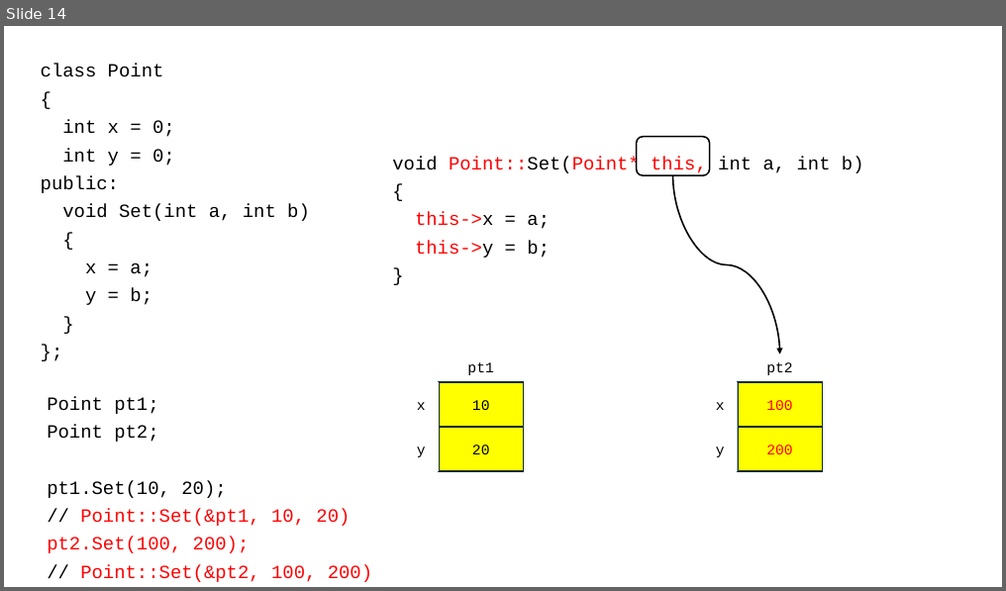
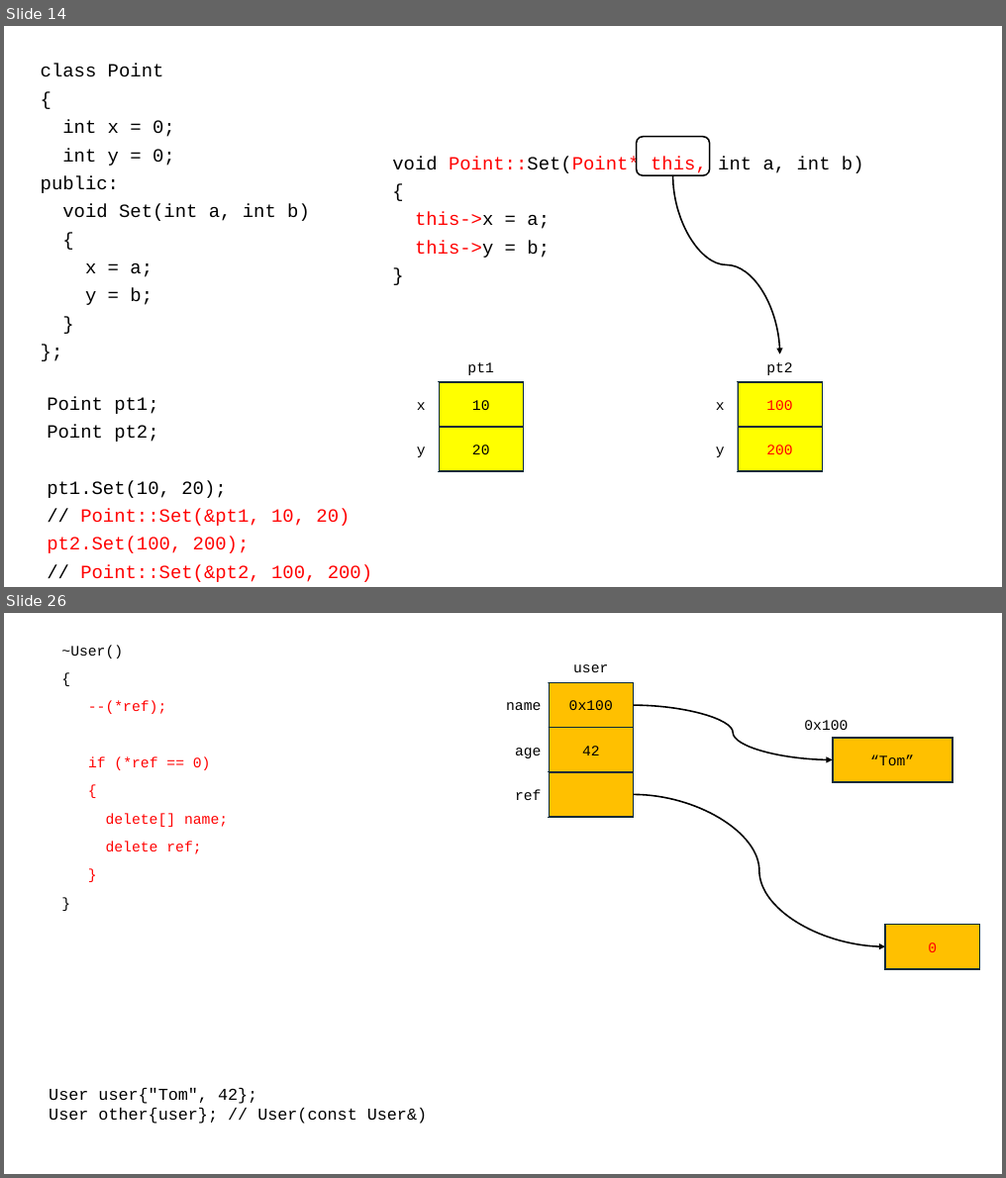
Before and after one commit to yoondev-classroom/cpp_250820, a slide deck: cpp_250820.pptx. Shown one above the other, each under a label of ours: slide 14 before the commit, slides 14 and 26 after it; the slides between them are not shown. The pictures are 1006x591 and 1006x1178 pixels, drawn with LibreOffice and Linux fonts; fonts in the diff are those of the drawing. Boxes give left, top, right and bottom in pixels: in the first picture for what was removed or moved away, otherwise in the second. Text is boxed around its words. In the diff, an @@ line names an element or a change of style, - is before the commit and + after.

```diff
--- a/cpp_250820.pptx
+++ b/cpp_250820.pptx
@@ slide 26 added at (4, 613, 1002, 1174), background #FFFFFF @@
@@ text added at (61, 645, 228, 855), 14 pt, text #FF0000 @@
+~User()
+{
+--(*ref);
+if (*ref == 0)
+{
+delete[] name;
+delete ref;
+}
+}
@@ text added at (573, 664, 608, 672), 14 pt, text #000000 @@
+user
@@ rectangle added at (549, 682, 634, 728), fill #FFC000, outline #092A39 1.5 pt, 14 pt, text #000000 @@
+0x100
@@ text added at (506, 702, 541, 710), 14 pt, text #000000 @@
+name
@@ rectangle added at (549, 728, 634, 772), fill #FFC000, outline #092A39 1.5 pt, 14 pt, text #000000 @@
+42
@@ curved arrow added from (634, 705) to (833, 760), #000000 1.5 pt @@
@@ text added at (804, 720, 847, 730), 14 pt, text #000000 @@
+0x100
@@ text added at (515, 748, 541, 759), 14 pt, text #000000 @@
+age
@@ rectangle added at (833, 738, 952, 783), fill #FFC000, outline #092A39 1.5 pt, 14 pt, text #000000 @@
+“Tom”
@@ text added at (515, 789, 541, 800), 14 pt, text #000000 @@
+ref
@@ rectangle added at (549, 772, 634, 817), fill #FFC000, outline #092A39 1.5 pt @@
@@ curved arrow added from (634, 795) to (885, 947), #000000 1.5 pt @@
@@ rectangle added at (885, 925, 979, 969), fill #FFC000, outline #092A39 1.5 pt, 14 pt, text #FF0000 @@
+0
@@ text added at (49, 1088, 427, 1124), 16 pt, text #000000 @@
+User user{"Tom", 42};
+User other{user}; // User(const User&)
```
Also in this commit, not shown: 11 other slides added, 3 other files.
